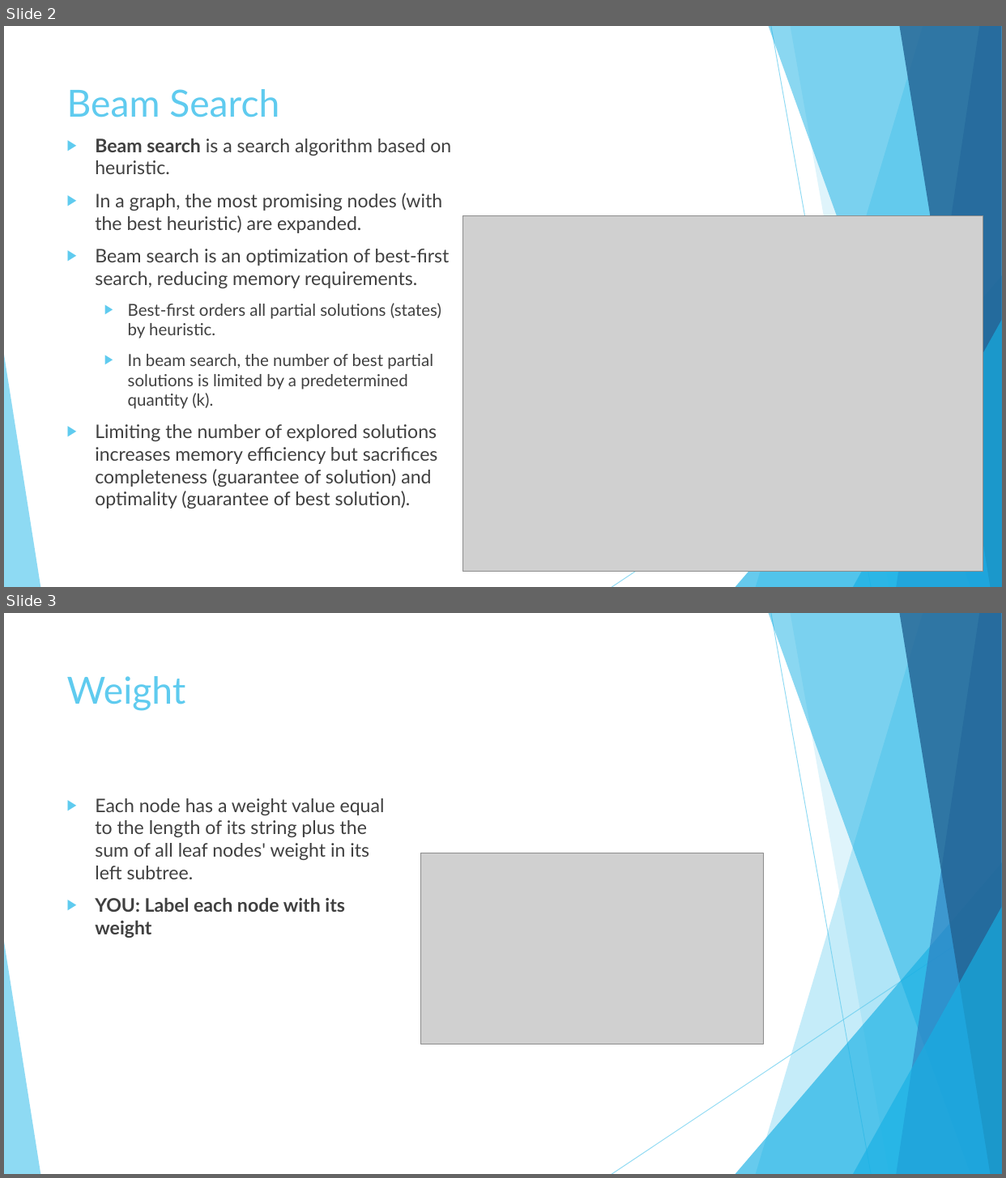
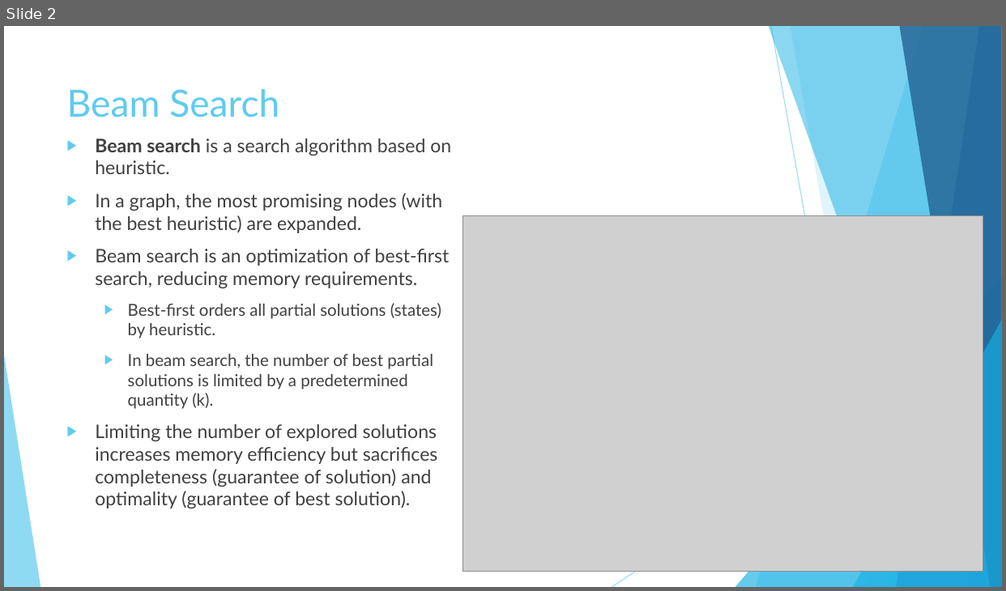
Before and after one commit to nbelliot/comp401, a slide deck: presentation2/Presentation.pptx. Shown one above the other, each under a label of ours: slides 2 and 3 before the commit, slide 2 after it. The pictures are 1006x1178 and 1006x591 pixels, drawn with LibreOffice and Linux fonts; fonts in the diff are those of the drawing; grey boxes stand for pictures. Boxes give left, top, right and bottom in pixels: in the first picture for what was removed or moved away, otherwise in the second. Text is boxed around its words. In the diff, an @@ line names an element or a change of style, - is before the commit and + after.

```diff
--- a/presentation2/Presentation.pptx
+++ b/presentation2/Presentation.pptx
@@ slide 3 removed at [4, 613, 1002, 1174], background #FFFFFF; not listed: 10 template elements that a slide beside it also shows @@
@@ title removed at [67, 676, 186, 711] @@
-Weight
@@ text removed at [95, 798, 385, 938] @@
-▶ Each node has a weight value equal to the length of its string plus the sum of all leaf nodes' weight in its left subtree.
-▶ YOU: Label each node with its weight
@@ picture removed at [421, 854, 764, 1044] @@
```
Also in this commit, not shown: 2 slides changed, 2 slides added, 5 other slides removed.
